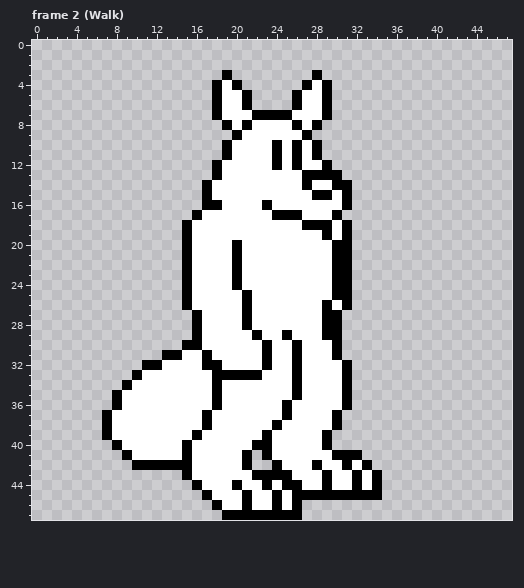
File history of a pixel-art file, TerraGuardian Sprites/Rococo New.ase. That is the earlier state.
48x48 pixels, 31 frames. Shown: frame 2 (Walk). The commit also changed other frames, which this record leaves out.
New version:
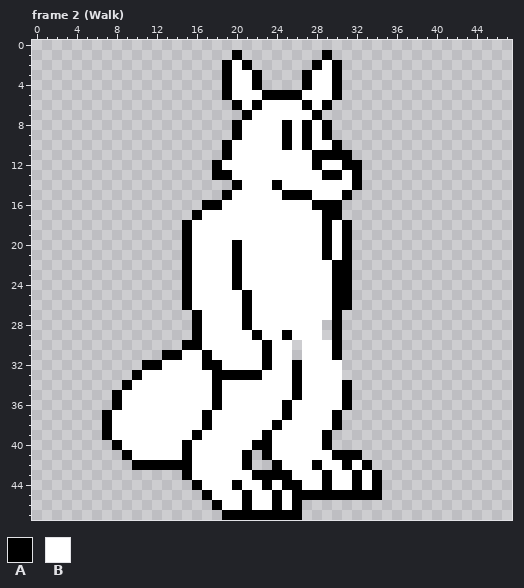
Palette (. is transparent): A #000000  B #ffffff
Change:
Frame 2 (Walk):
Colour A now appears in row 1 at x 20 and 29; in row 2 at x 19, 21, 28 and 30; in row 3 at x 22, 27 and 30; in row 4 at x 22 and 30; in row 5 at x 23 to 25 and 30; in row 6 at x 22.
Colour A now appears in rows 8 to 9 at x 29; in row 10 at x 30; in row 11 at x 29 to 31; in row 12 at x 31 to 32; in rows 13 to 14 at x 32.
The author changed colour B to colour A in rows 4 to 5 at x 19; in row 6 at x 20 and 27; in row 7 at x 21 and 28; in row 8 at x 20, 25 and 27; in row 9 at x 25; in row 10 at x 25 and 27.
The author changed colour B to colour A in row 12 at x 28; in row 13 at x 19; in row 14 at x 20 and 24; in row 15 at x 19 and 25 to 27; in row 16 at x 28 to 30; in row 17 at x 29.
The author changed colour B to colour A in rows 20 to 21 at x 29; in row 26 at x 30.
Colour B now appears in row 2 at x 20 and 29; in row 3 at x 20 to 21 and 29; in row 4 at x 21; in row 5 at x 22; in row 6 at x 23 to 25; in row 9 at x 28.
Colour B now appears in row 10 at x 29; in row 12 at x 30; in row 13 at x 31.
The author changed colour A to colour B in row 3 at x 28; in row 4 at x 20 and 29; in row 5 at x 21 and 29; in row 6 at x 21 and 26; in row 7 at x 22 to 25; in row 8 at x 21, 26 and 28.
The author changed colour A to colour B in row 10 at x 24, 26 and 28; in row 11 at x 24 and 26; in row 12 at x 24, 26 and 29; in row 13 at x 27 to 28; in row 14 at x 27 and 30 to 31; in row 15 at x 28 to 29.
The author changed colour A to colour B in row 16 at x 23; in row 17 at x 24 to 26; in row 18 at x 27 to 28; in rows 20 to 21 at x 30; in rows 26 to 27 at x 29.
Colour A is removed in rows 4 to 6 at x 18; in row 7 at x 18 and 29; in row 8 at x 19; in rows 14 to 15 at x 17; in row 16 at x 31; in rows 28 to 29 at x 29.
Colour A is removed in rows 30 to 31 at x 26; in rows 32 to 33 at x 31.
Colour B is removed in row 6 at x 19; in row 7 at x 19 to 20; in row 14 at x 18 to 19; in row 15 at x 18.
Where, in picture pixels (left, top, right, bottom), the same in both pictures:
changed: (202, 50, 362, 380)
